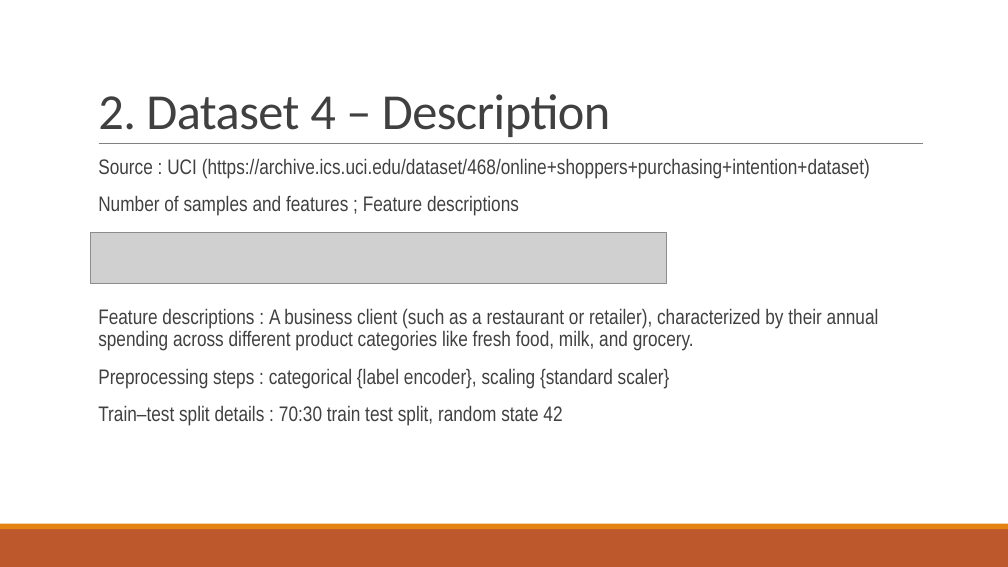
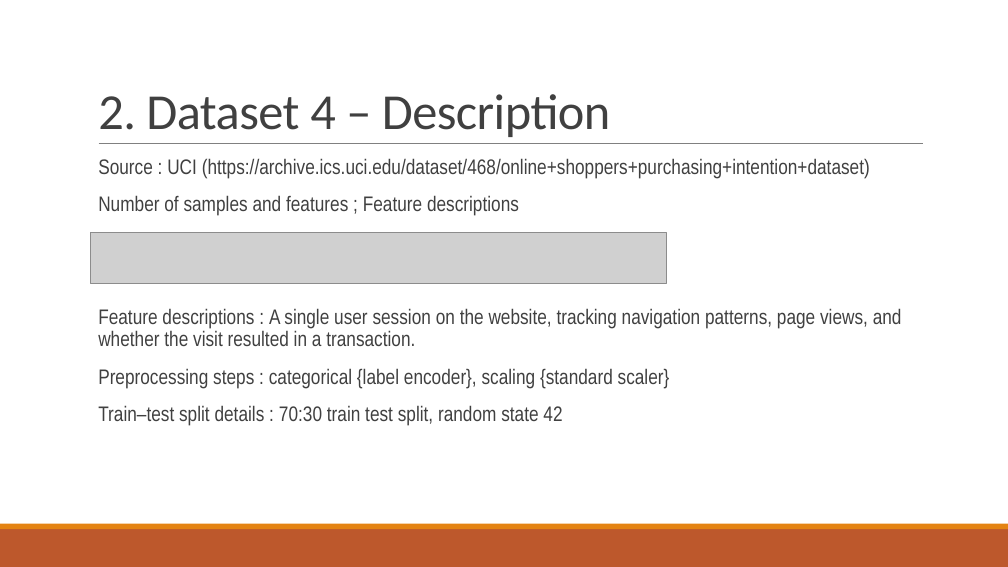
Before and after one commit to akay6483/mmml-ecommerce, a slide deck: slide 6 of docs/23CSE301_A8.pptx. Drawn at 1008x567 pixels with LibreOffice and Linux fonts; fonts in the diff are those of the drawing; grey boxes stand for pictures; background and template pictures are left out. Boxes give left, top, right and bottom in pixels: in the first picture for what was removed or moved away, otherwise in the second. Text is boxed around its words. In the diff, an @@ line names an element or a change of style, - is before the commit and + after.

```diff
--- a/docs/23CSE301_A8.pptx
+++ b/docs/23CSE301_A8.pptx
@@ text at (98, 308, 902, 346): text changed @@
-  Feature descriptions : A business client (such as a restaurant or retailer), characterized by their annual spending across different product categories like fresh food, milk, and grocery.
+  Feature descriptions : A single user session on the website, tracking navigation patterns, page views, and whether the visit resulted in a transaction.
```
Also in this commit, not shown: 5 other slides changed, 1 other file.
